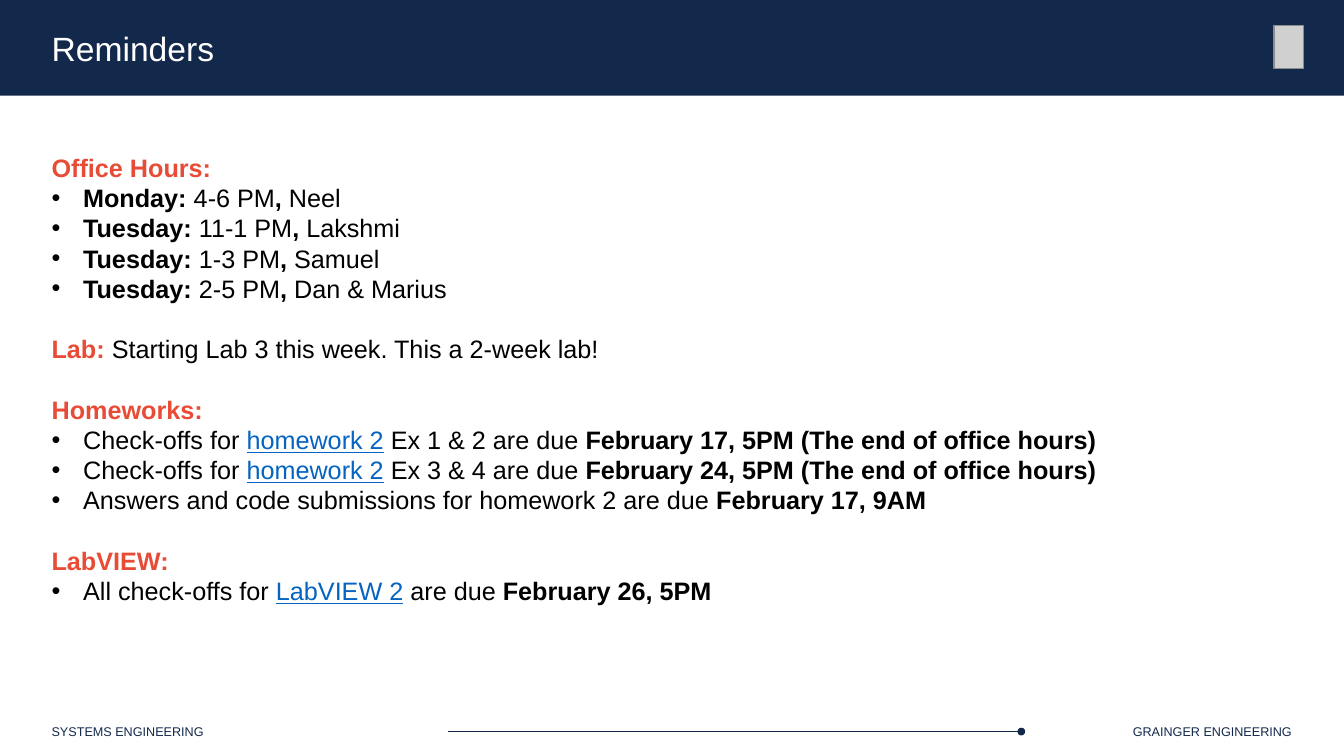
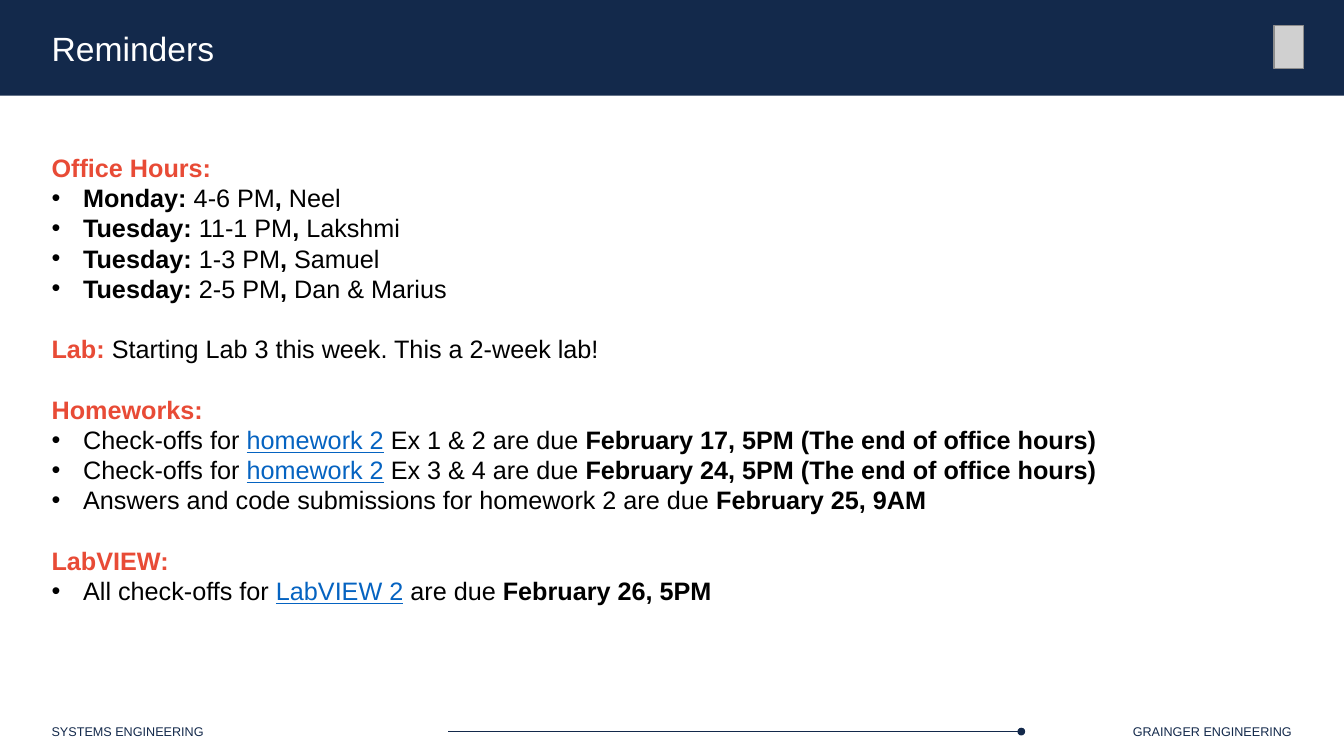
Before and after one commit to Marius-Juston/SE-423---Class-Material, a slide deck: slide 2 of Lectures/Slides/L8-9.pptx. Drawn at 1344x756 pixels with LibreOffice and Linux fonts; fonts in the diff are those of the drawing; grey boxes stand for pictures. Boxes give left, top, right and bottom in pixels: in the first picture for what was removed or moved away, otherwise in the second. Text is boxed around its words. In the diff, an @@ line names an element or a change of style, - is before the commit and + after.

Commit message:
Updated due date for gradescope

```diff
--- a/Lectures/Slides/L8-9.pptx
+++ b/Lectures/Slides/L8-9.pptx
@@ text at bbox=[83, 490, 926, 515]: text changed @@
-• Answers and code submissions for homework 2 are due February 17, 9AM
+• Answers and code submissions for homework 2 are due February 25, 9AM
```
